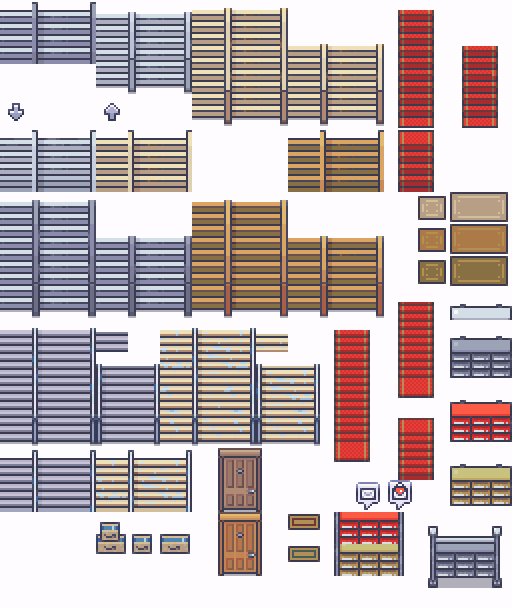
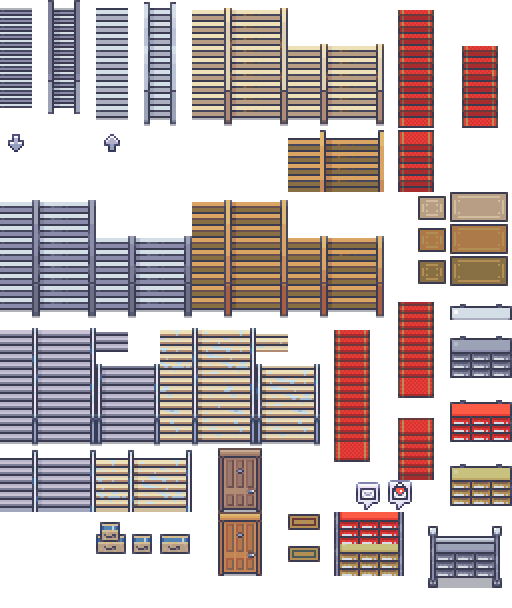
Two versions of the same layered image (512px x 608px). Layer-by-layer changes:
painted on "Edit" over [0, 0, 192, 152]
painted on "LimeZu_MI_Condominium.png" over [0, 130, 192, 192]
hid "BG" over [0, 0, 512, 608]
